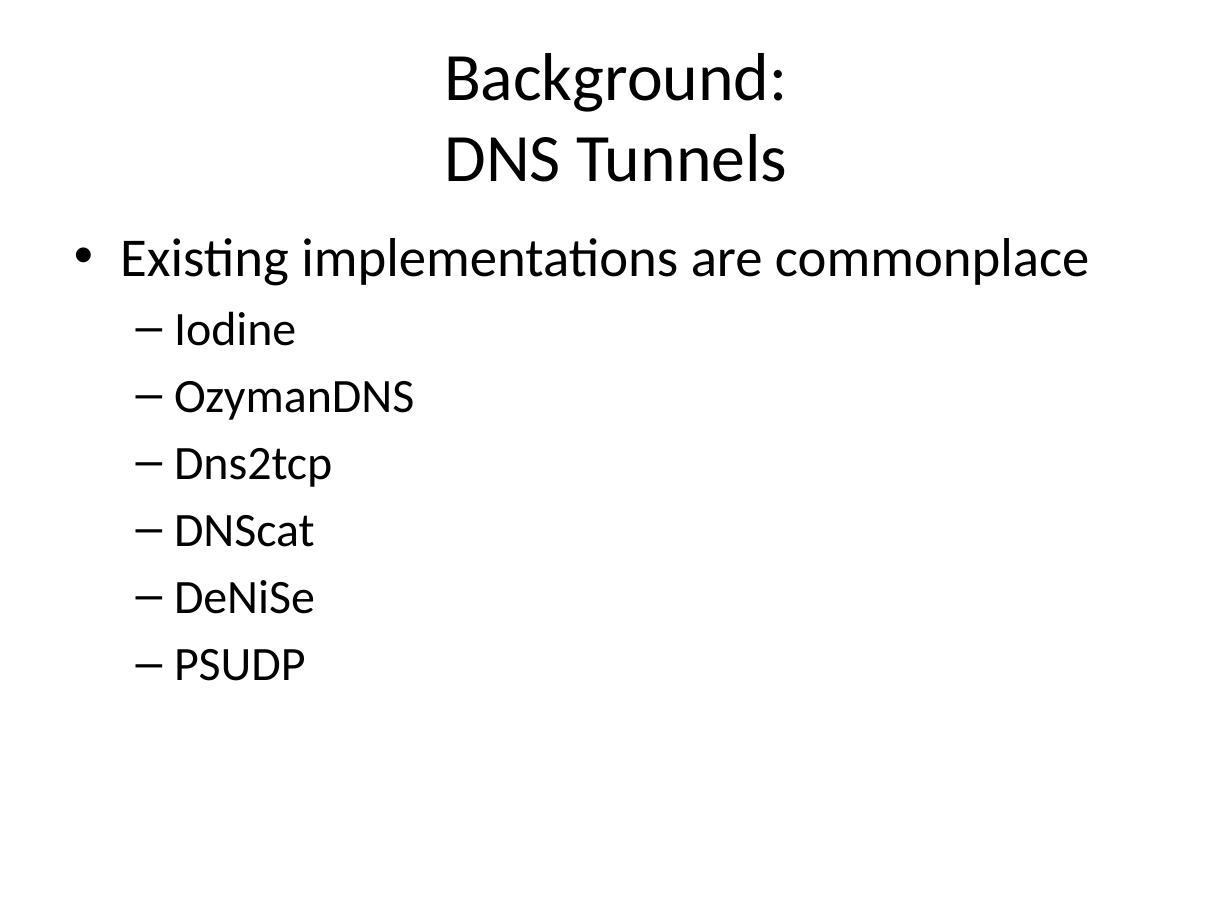
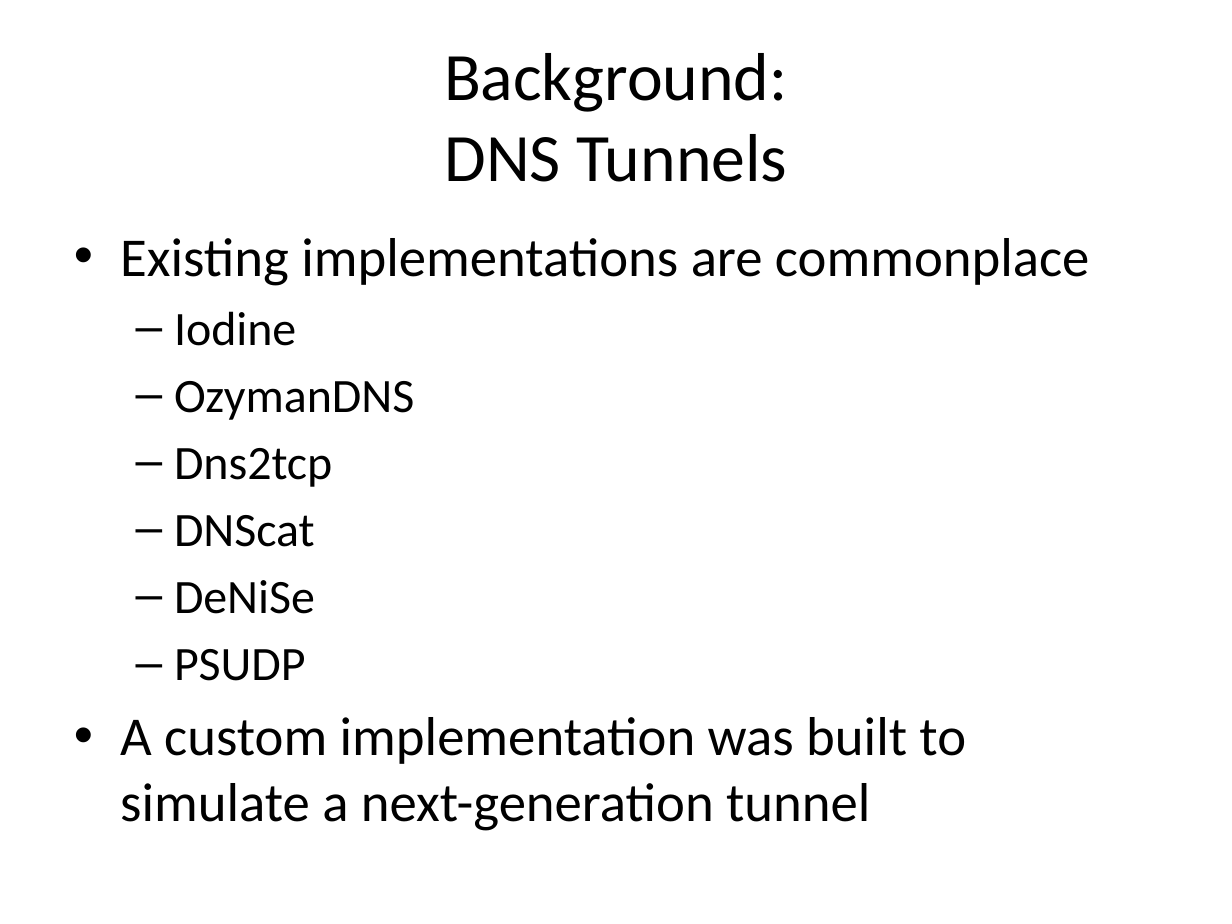
Before and after one commit to Riebart/MSc-Thesis, a slide deck: slide 7 of Defense.pptx. Drawn at 1232x924 pixels with LibreOffice and Linux fonts; fonts in the diff are those of the drawing. Boxes give left, top, right and bottom in pixels: in the first picture for what was removed or moved away, otherwise in the second. Text is boxed around its words. In the diff, an @@ line names an element or a change of style, - is before the commit and + after.

```diff
--- a/Defense.pptx
+++ b/Defense.pptx
@@ text at [120, 717, 966, 831]: paragraph added @@
+• A custom implementation was built to simulate a next-generation tunnel
```
Also in this commit, not shown: 1 other slide changed, 28 slides added.
